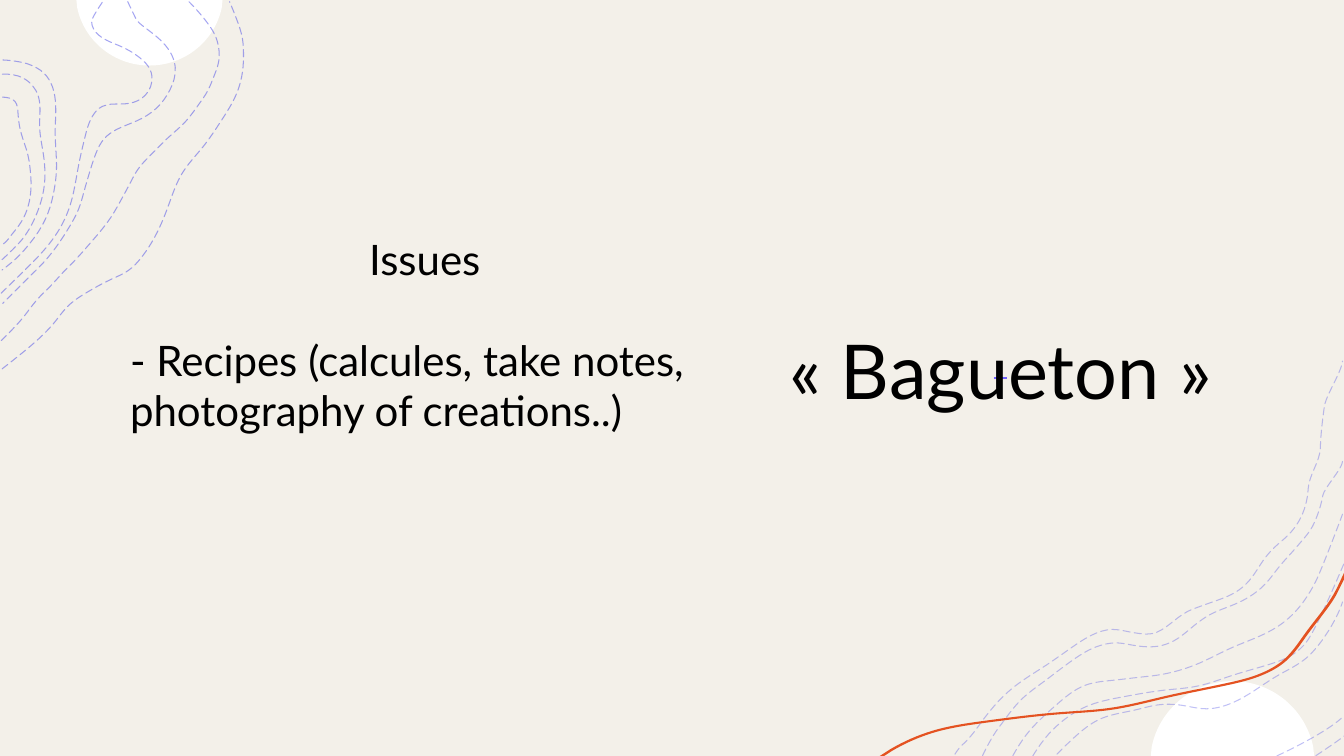
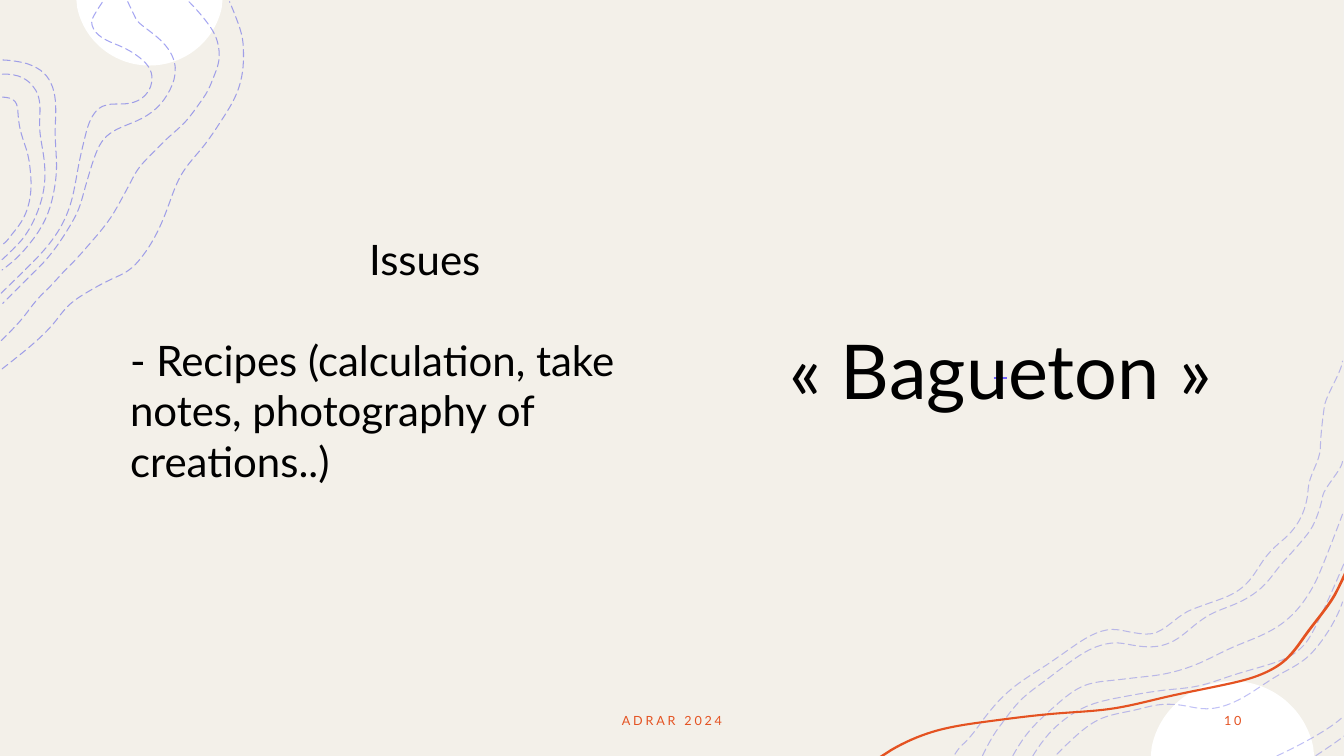
Before and after one commit to CedricSanchezGithub/fil_rouge, a slide deck: slide 10 of annexe/Présentation Orale English.pptx. Drawn at 1344x756 pixels with LibreOffice and Linux fonts; fonts in the diff are those of the drawing. Boxes give left, top, right and bottom in pixels: in the first picture for what was removed or moved away, otherwise in the second. Text is boxed around its words. In the diff, an @@ line names an element or a change of style, - is before the commit and + after.

```diff
--- a/annexe/Présentation Orale English.pptx
+++ b/annexe/Présentation Orale English.pptx
@@ text at [130, 343, 614, 483]: text changed @@
-- Recipes (calcules, take notes, photography of creations..)
+- Recipes (calculation, take notes, photography of creations..)
@@ text added at [622, 716, 722, 725], 9 pt, text #E45221 @@
+ADRAR 2024
@@ page number added at [1224, 716, 1241, 725], 9 pt, text #E45221 @@
+10
```
Also in this commit, not shown: 23 other slides changed, 2 other files.
